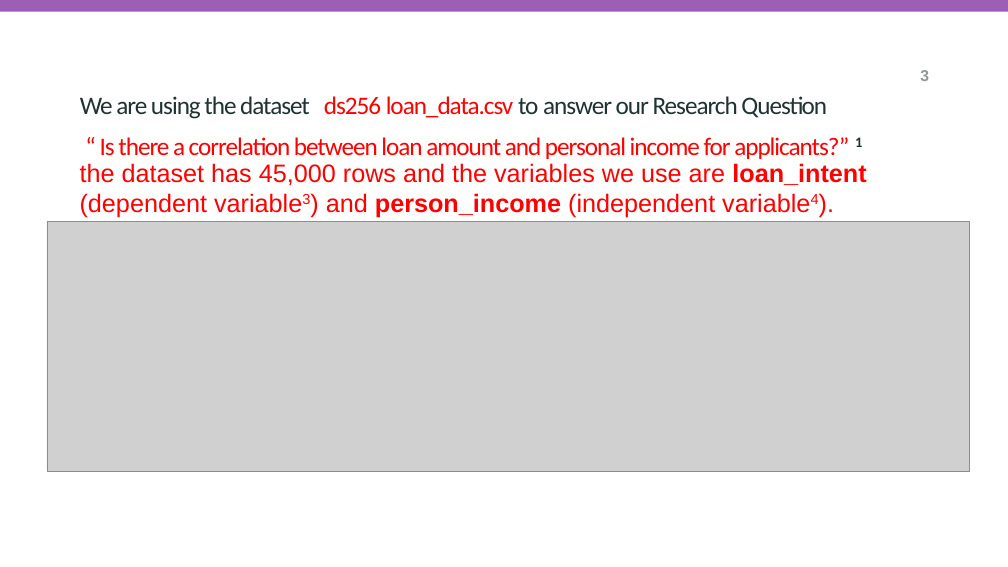
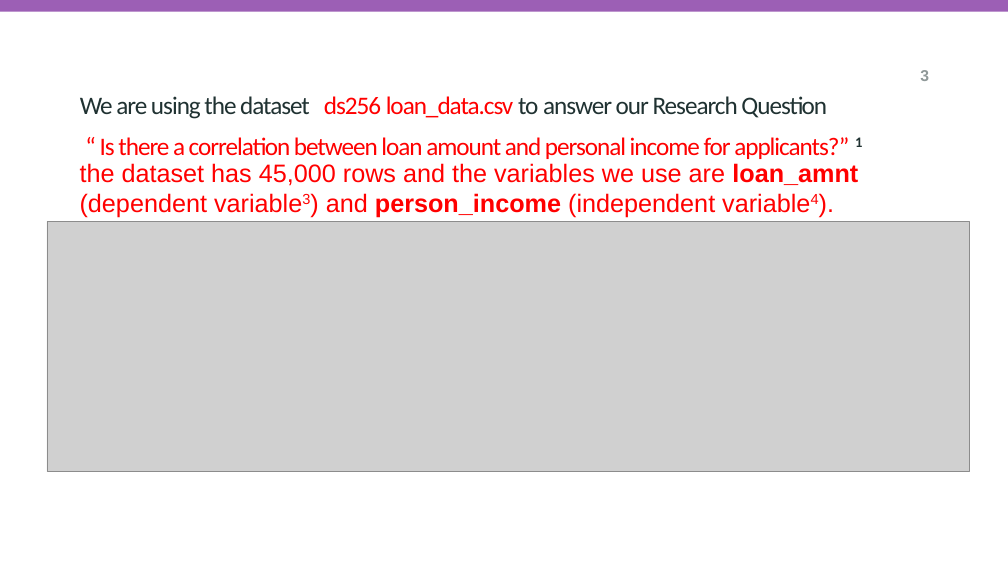
Before and after one commit to Killmonger501/GroupA5-LoanData-, a slide deck: slide 3 of vis_and_analysis_student_demo_template.pptx. Drawn at 1008x567 pixels with LibreOffice and Linux fonts; fonts in the diff are those of the drawing; grey boxes stand for pictures; background and template pictures are left out. Boxes give left, top, right and bottom in pixels: in the first picture for what was removed or moved away, otherwise in the second. Text is boxed around its words. In the diff, an @@ line names an element or a change of style, - is before the commit and + after.

```diff
--- a/vis_and_analysis_student_demo_template.pptx
+++ b/vis_and_analysis_student_demo_template.pptx
@@ text at [80,163,858,218]: text changed @@
-the dataset has 45,000 rows and the variables we use are loan_intent (dependent variable3) and person_income (independent variable4).
+the dataset has 45,000 rows and the variables we use are loan_amnt (dependent variable3) and person_income (independent variable4).
```
Also in this commit, not shown: 2 other slides changed, 1 slide added, 1 other file.
